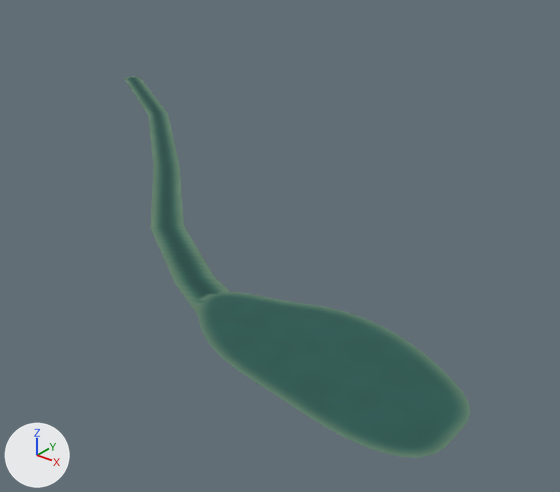
The glTF model games/yorimichi/assets/belmonte/meshes/SM_BM_BC_Lake.glb, before and after one commit.
One viewpoint serves both versions: a 50 mm camera at (-325.0, -328.0, 279.0) aimed at (-763.0, 219.0, -60.0). The axes (+X, +Y, +Z) are drawn at lower left. The lights are the same throughout. The older version comes first.

Names of what the first picture shows: 'SM_BM_BC_Lake'.
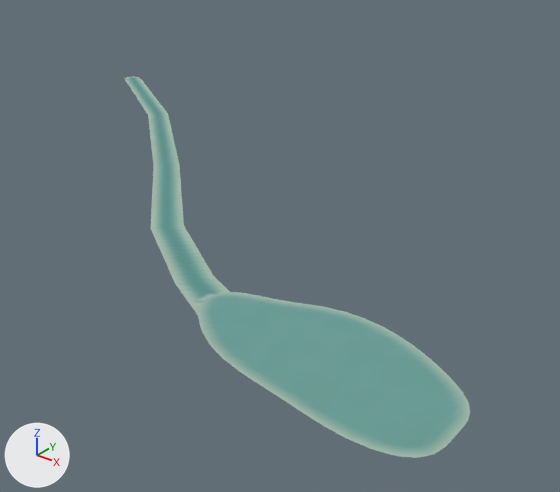
Location of each change, (x1, y1, x2, y2) in pixels of the pictures (560 x 492 px):
```json
{"part": 1, "of": "me_sm_bc_lake", "change": "recoloured", "before": [129, 78, 461, 450], "after": [129, 78, 461, 450], "on screen": "dark cyan to cyan"}
{"part": 2, "of": "me_sm_bc_lake", "change": "recoloured", "before": [128, 77, 468, 455], "after": [128, 77, 468, 455]}
{"part": 3, "of": "me_sm_bc_lake", "change": "recoloured", "before": [124, 78, 470, 457], "after": [124, 78, 470, 457]}
{"part": 4, "of": "me_sm_bc_lake", "change": "recoloured", "before": [125, 78, 470, 458], "after": [125, 78, 470, 458]}
{"part": 5, "of": "me_sm_bc_lake", "change": "recoloured", "before": [125, 76, 470, 458], "after": [125, 76, 470, 458]}
```

Scene script edits in JSON lines:
```json
{"block": "me_sm_bc_lake", "where": "me_sm_bc_lake.from_pydata(...)  # 2877 vertices, 5129 faces; spans x -1211.0..-464.0, y -38.0..431.0, z -5.0..4.0"}
{"block": "me_sm_bc_lake", "where": "# used by ob_sm_bm_bc_lake; location = (0.0, 0.0, 0.0)"}
{"block": "me_sm_bc_lake", "change": "me_sm_bc_lake part 1: 2869 faces centred in x -1202.0..-470.0, y -30.0..423.0, z -5.0..4.0 are repainted in the vertex colours; the middle colour goes from dark cyan #255851 to cyan #6a9f99"}
{"block": "me_sm_bc_lake", "change": "me_sm_bc_lake part 2: 801 faces centred in x -1206.0..-466.0, y -34.0..427.0, z -5.0..4.0 are repainted in the vertex colours; the middle colour goes from dark green #3b695a to greyish green #84aca0"}
{"block": "me_sm_bc_lake", "change": "me_sm_bc_lake part 3: 488 faces centred in x -1209.0..-467.0, y -36.0..427.0, z -5.0..4.0 are repainted in the vertex colours; the middle colour goes from greyish green #61816a to grey #a6bcad"}
{"block": "me_sm_bc_lake", "change": "me_sm_bc_lake part 4: 577 faces centred in x -1206.0..-465.0, y -36.0..427.0, z -5.0..4.0 are repainted in the vertex colours; the middle colour goes from greyish green #5e7e68 to grey #a3bbab"}
{"block": "me_sm_bc_lake", "change": "me_sm_bc_lake part 5: 394 faces centred in x -1210.0..-466.0, y -37.0..430.0, z -5.0..4.0 are repainted in the vertex colours; the middle colour goes from greyish green #5f7f68 to grey #a4bbab"}
```
